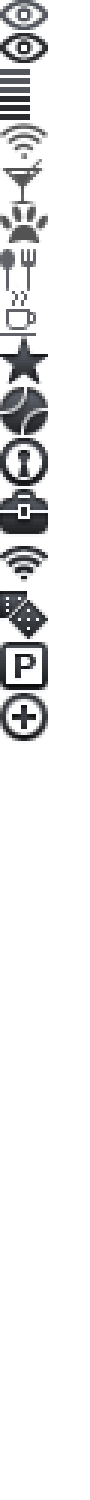
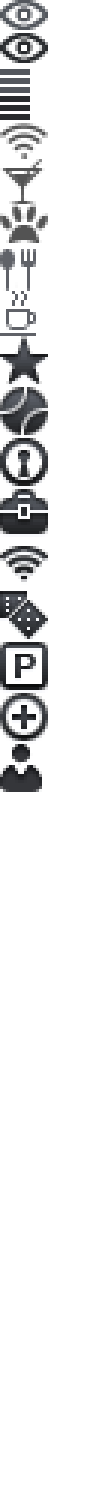
Layered file, before and after one edit (90px x 1500px). Changes by layer:
added layer "Layer 17" above "Layer 16" over [0, 744, 42, 792]
